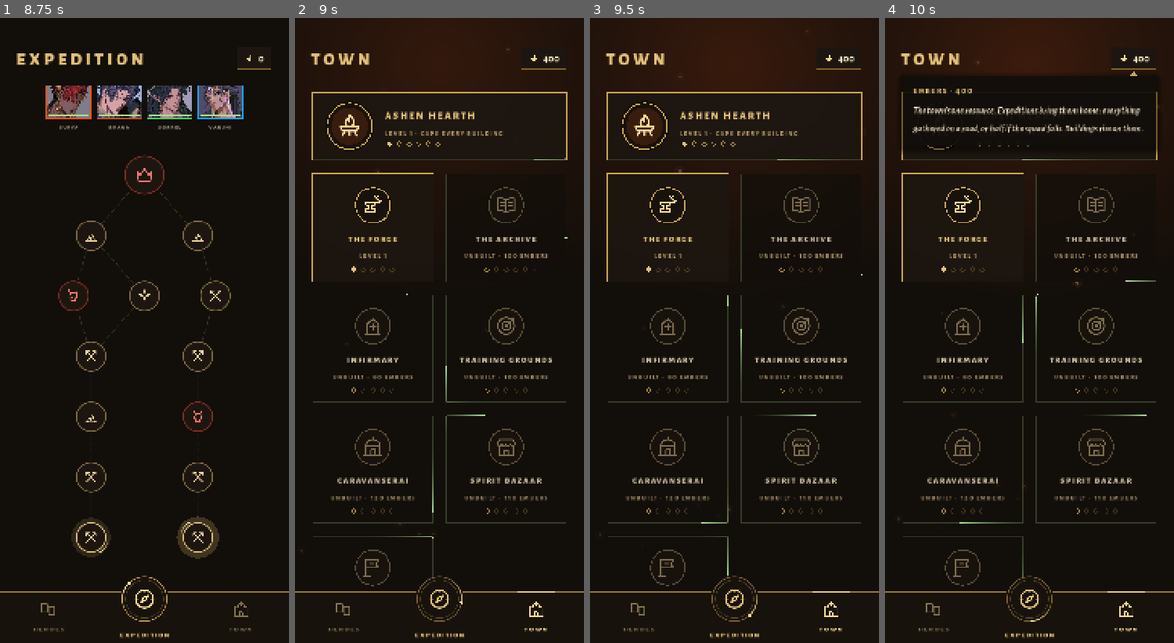
Above: before the commit, frames 1-4 (left to right).
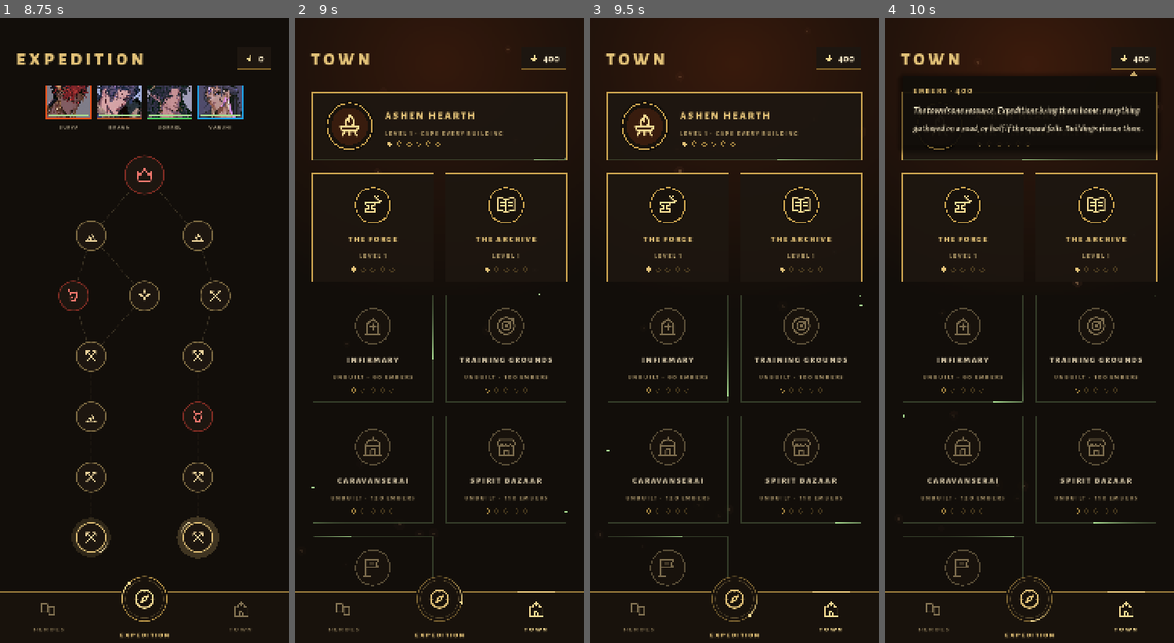
Above: after the commit, the same moments.

Repository: qchagg/Project-Ash
Game: Godot game, scene res://ui/app.tscn
The game is run twice, just before and just after one commit, with the same random seed, the same clock (stepped at 60 frames per second) and the same inputs.
Inputs (mouse positions are in pixels of both pictures, inside the frame that each line leads up to):
- Up to frame 1 (8.75 s): click "edit party" at 0.5 s; click (49, 618) at 1.27 s; click (216, 55) at 2.02 s; click (254, 55) at 2.77 s; click (34, 105) at 3.52 s; click (69, 105) at 4.27 s; click (104, 105) at 5.02 s; click (138, 105) at 5.77 s; click (176, 105) at 6.52 s; click (144, 618) at 7.27 s; click "set out" at 8 s
- Up to frame 2 (9 s): click (534, 618) at 8.77 s
- Up to frame 3 (9.5 s): no input
- Up to frame 4 (10 s): click (1133, 55) at 9.52 s

Frame 1 is identical in both runs. In frame 2, 0.9% of the frame differs, in the area x 5-95%, y 24-84%; in frame 3, 0.9%; in frame 4, 1.0%, in the area x 6-95%, y 24-90%.

Commit message:
Softer sprites, doors in the town, the Archive standing from the start
- Sprite cutouts are feathered and their edges take the figure's own colour, so no pale halo shows on dark ground.
- A building with a door (Forge, Archive, Training Grounds) leads with an 'open' button in its panel.
- The Archive holds the codex and settings, so it is built from the start; the upgrade check now uses the Grounds.
- 'Heroes' everywhere the roster used to be named.

Co-Authored-By: Claude Opus 5.5 <noreply@anthropic.com>
Claude-Session: https://claude.ai/code/session_01GuwyvXSQmTc3knygFKWG4d

Diff:
--- a/game/core/town.gd
+++ b/game/core/town.gd
@@ -64,7 +64,7 @@
 	reset()
 
 
-## A new town: the Hearth lit and the Forge built, everything else waiting.
+## A new town: the Hearth lit, the Forge and the Archive built, everything else waiting.
 func reset() -> void:
 	embers = START_EMBERS
 	levels = {}
@@ -72,6 +72,8 @@
 		levels[k] = 0
 	levels.hearth = 1
 	levels.forge = 1
+	# The Archive holds the codex and the settings, so it stands from the start.
+	levels.archive = 1
 
 
 func level(key: String) -> int:
--- a/game/tests/run_checks.gd
+++ b/game/tests/run_checks.gd
@@ -271,16 +271,16 @@
 func _town_blocked() -> Array:
 	var t := Town.new()
 	t.embers = 0
-	var broke := t.upgrade("archive")
-	var same: bool = t.level("archive") == 0 and t.embers == 0
+	var broke := t.upgrade("grounds")
+	var same: bool = t.level("grounds") == 0 and t.embers == 0
 	t.earn(10000)
-	var built := t.upgrade("archive")
-	var above := t.upgrade("archive")   # Hearth 1 holds it at 1
-	var why := t.blocked("archive")
+	var built := t.upgrade("grounds")
+	var above := t.upgrade("grounds")   # Hearth 1 holds it at 1
+	var why := t.blocked("grounds")
 	var hearth := t.upgrade("hearth")
-	var after := t.upgrade("archive")
+	var after := t.upgrade("grounds")
 	var ok: bool = not broke and same and built and not above and why == "Raise the Ashen Hearth first." and hearth and after \
-		and t.level("archive") == 2 and t.embers == 10000 - 100 - 320 - 160
+		and t.level("grounds") == 2 and t.embers == 10000 - 100 - 320 - 160
 	return [ok, "broke %s · built %s · above the Hearth %s (%s) · Hearth up %s · then %s · %d embers left" % [broke, built, above, why, hearth, after, t.embers]]
 
 
--- a/game/ui/hero_pager.gd
+++ b/game/ui/hero_pager.gd
@@ -75,7 +75,7 @@
 	shade.position = Vector2.ZERO
 	shade.size = Vector2(W, 160)
 	add_child(shade)
-	var back := Forge.link("roster")
+	var back := Forge.link("heroes")
 	back.position = Vector2(30, 12)
 	back.pressed.connect(app.show_roster)
 	add_child(back)
--- a/game/ui/town_screen.gd
+++ b/game/ui/town_screen.gd
@@ -256,6 +256,16 @@
 		v.add_child(_level_line("camp", "On the road, a camp heals %d%% of health." % roundi(Expedition.CAMP_HEAL[lvl] * 100), Forge.PARCHMENT))
 
 	var why := t.blocked(key)
+	if info.link != "" and lvl > 0:
+		# A door first: going in is the main reason to tap a building that has one.
+		var enter := Forge.ember(info.enter, 72)
+		enter.icon = Forge.icon(info.icon)
+		enter.add_theme_constant_override("icon_max_width", 34)
+		enter.add_theme_constant_override("h_separation", 14)
+		for k in ["icon_normal_color", "icon_hover_color", "icon_pressed_color"]:
+			enter.add_theme_color_override(k, Forge.GOLD_LIGHT)
+		enter.pressed.connect(func(): app.show_tab(info.link))
+		v.add_child(enter)
 	var row := Forge.hbox(20)
 	v.add_child(row)
 	if lvl < info.max:
@@ -266,11 +276,6 @@
 			if t.upgrade(key):
 				_refresh())
 		row.add_child(up)
-	if info.link != "" and lvl > 0:
-		var go := Forge.link(info.enter, "chevron")
-		go.custom_minimum_size.y = 72
-		go.pressed.connect(func(): app.show_tab(info.link))
-		row.add_child(go)
 	if why != "" and lvl < info.max:
 		v.add_child(Forge.label(why, 22, Forge.DIM, Forge.SANS_ITALIC))
 
Not shown, changed: art/sprites/brann.webp
Not shown, changed: art/sprites/galeblade.webp
Not shown, changed: art/sprites/newcomer.webp
Not shown, changed: art/sprites/seer.webp
Not shown, changed: art/sprites/sorrel.webp
Not shown, changed: art/sprites/surya.webp
Not shown, changed: art/sprites/tidecaller.webp
Not shown, changed: art/sprites/varuni-idle.webp
Not shown, changed: art/sprites/varuni.webp
Not shown, changed: tools/sprite-cutout.py
